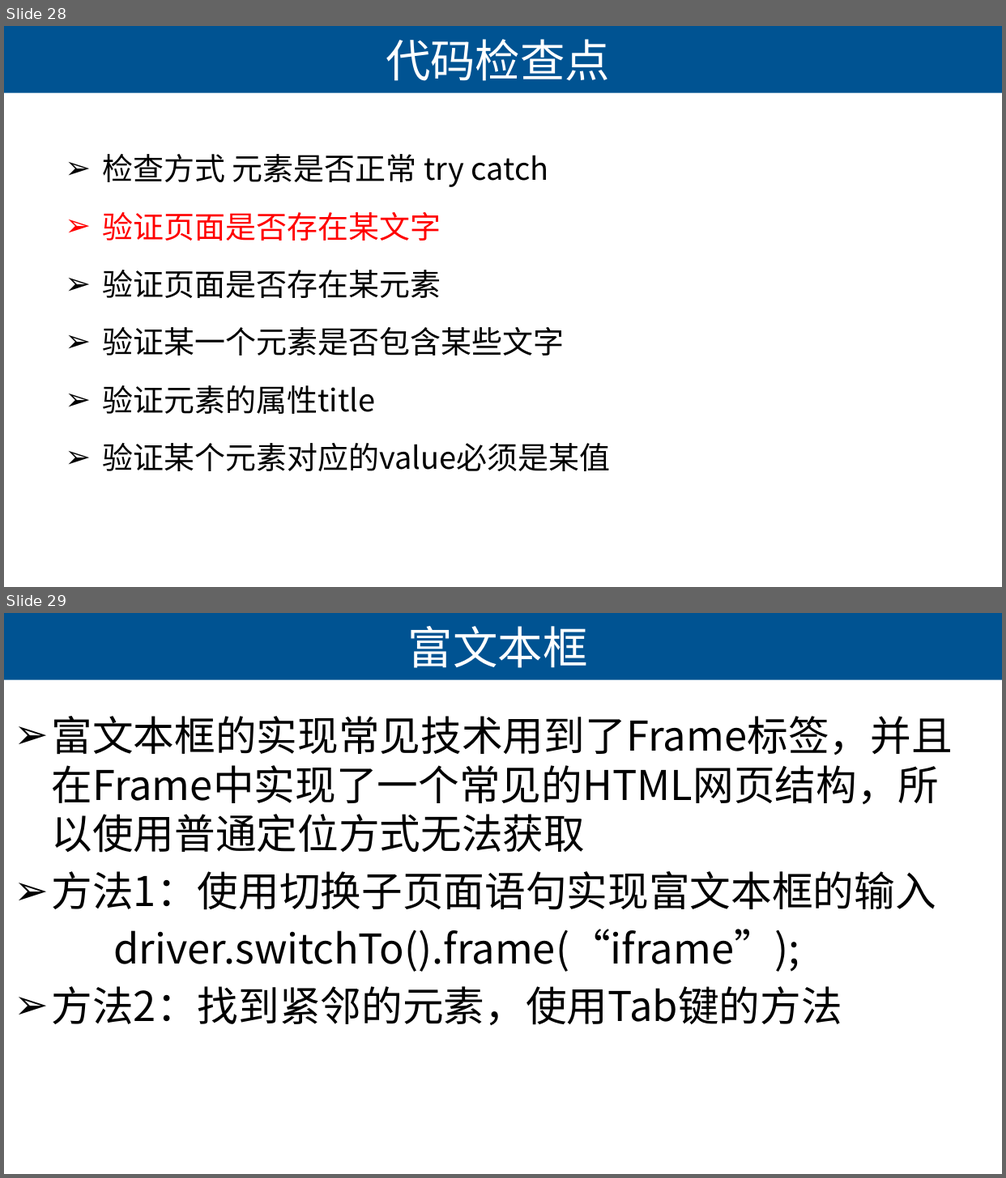
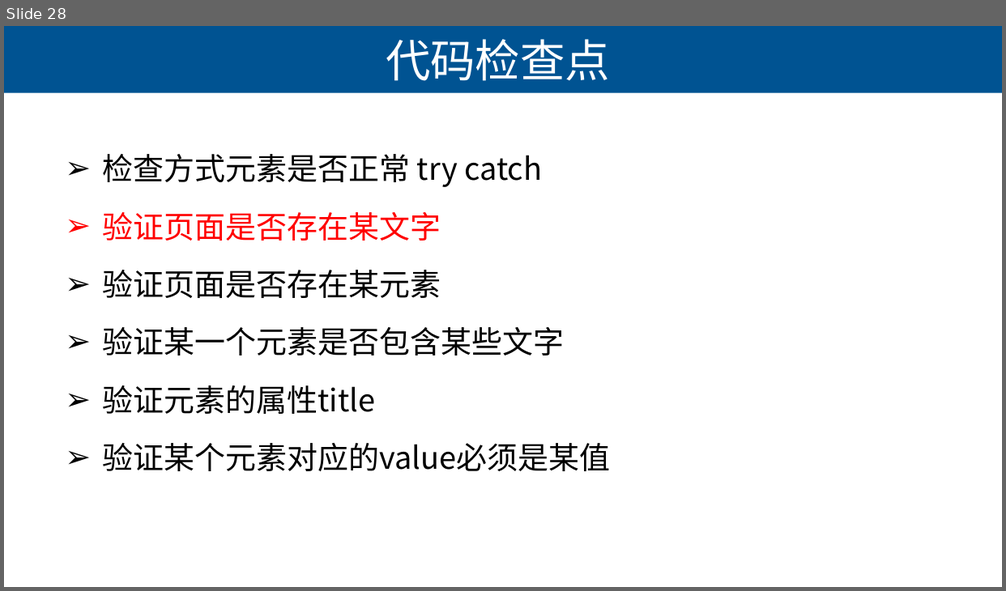
Before and after one commit to lihuanzhen2016/Selenium2019, a slide deck: PPT/05 WebDriver高级应用.pptx. Shown one above the other, each under a label of ours: slides 28 and 29 before the commit, slide 28 after it. The pictures are 1006x1178 and 1006x591 pixels, drawn with LibreOffice and Linux fonts; fonts in the diff are those of the drawing. Boxes give left, top, right and bottom in pixels: in the first picture for what was removed or moved away, otherwise in the second. Text is boxed around its words. In the diff, an @@ line names an element or a change of style, - is before the commit and + after.

```diff
--- a/PPT/05 WebDriver高级应用.pptx
+++ b/PPT/05 WebDriver高级应用.pptx
@@ slide 29 removed at box(4, 613, 1002, 1174), background #CCE8CF; not listed: 1 template element that a slide beside it also shows @@
@@ title removed at box(408, 626, 588, 668) @@
-富文本框
@@ text removed at box(52, 716, 953, 1025) @@
-➢ 富文本框的实现常见技术用到了Frame标签，并且在Frame中实现了一个常见的HTML网页结构，所以使用普通定位方式无法获取
-➢ 方法1：使用切换子页面语句实现富文本框的输入
-driver.switchTo().frame(“iframe”);
-➢ 方法2：找到紧邻的元素，使用Tab键的方法
@@ slide 28 changed as well @@
@@ background #CCE8CF to #FFFFFF @@
@@ text at box(103, 154, 542, 187): spaces changed @@
-➢ 检查方式 元素是否正常 try catch
+➢ 检查方式元素是否正常 try catch
```
Also in this commit, not shown: 27 other slides changed, 2 slides added, 2 other slides removed, 1 other file.
